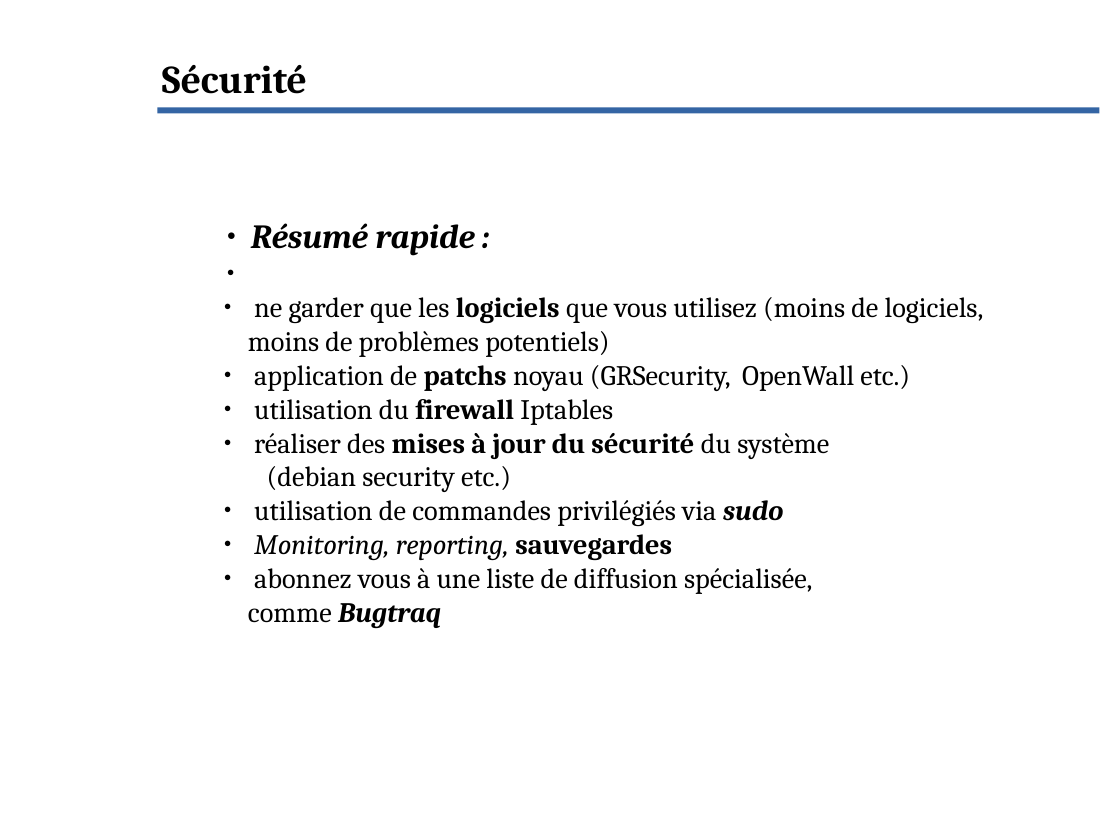
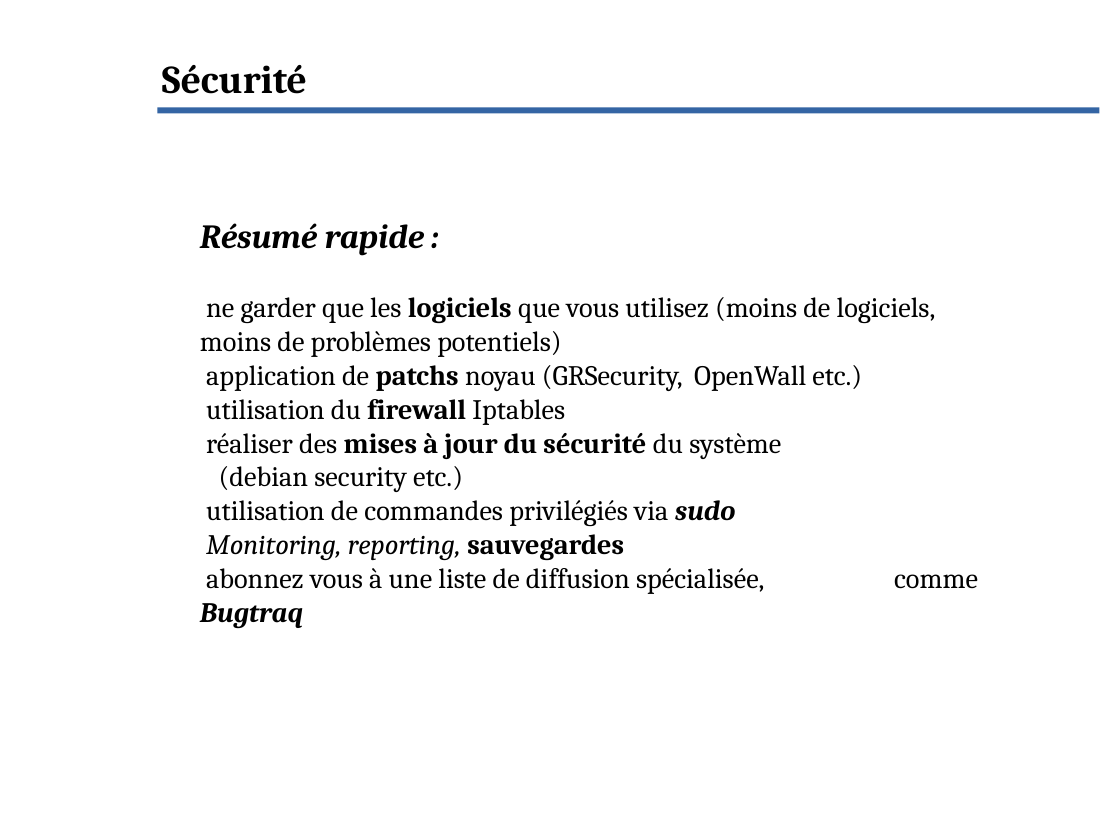
Before and after one commit to Evolix/evoformations, a slide deck: slide 38 of slides/connaissance_unix.odp. Drawn at 1120x840 pixels with LibreOffice and Linux fonts; fonts in the diff are those of the drawing; background and template pictures are left out. Boxes give left, top, right and bottom in pixels: in the first picture for what was removed or moved away, otherwise in the second. Text is boxed around its words. In the diff, an @@ line names an element or a change of style, - is before the commit and + after.

```diff
--- a/slides/connaissance_unix.odp
+++ b/slides/connaissance_unix.odp
@@ subtitle "Résumé rapide :" at [200, 223, 978, 628]: bullet ● to none; list level 2 to 1 in "ne garder que les logiciels ..."; list level 2 to 1 in "application de patchs noyau (GRSecurity, ..."; list level 2 to 1 in "utilisation du firewall Iptables"; list level 2 to 1 in "réaliser des mises à jour ..."; list level 2 to 1 in "utilisation de commandes privilégiés via ..."; list level 2 to 1 in "Monitoring, reporting, sauvegardes"; list level 2 to 1 in "abonnez vous à une liste ..." @@
```
Also in this commit, not shown: 8 other slides changed, 8 other files.
